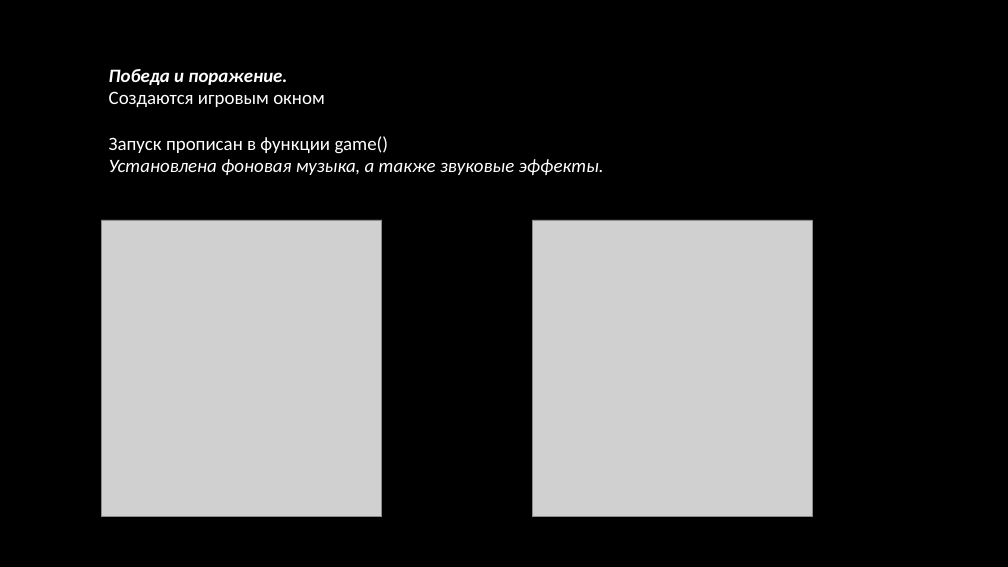
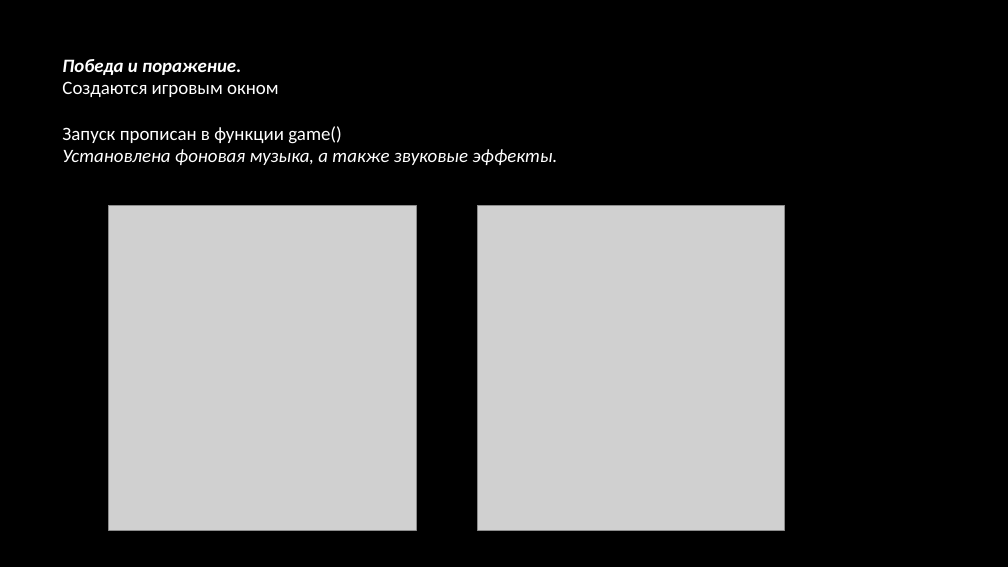
Before and after one commit to demonic-katana/LiceyProject_pygame, a slide deck: slide 7 of The Walls (презентация).PPTX (slide 6 before the commit). Drawn at 1008x567 pixels with LibreOffice and Linux fonts; fonts in the diff are those of the drawing; grey boxes stand for pictures; background and template pictures are left out. Boxes give left, top, right and bottom in pixels: in the first picture for what was removed or moved away, otherwise in the second. Text is boxed around its words. In the diff, an @@ line names an element or a change of style, - is before the commit and + after.

```diff
--- a/The Walls (презентация).PPTX
+++ b/The Walls (презентация).PPTX
@@ text "Победа и поражение.": place and size @@
-text "Победа и поражение." at <box>109,69,604,175</box>
+text "Победа и поражение." at <box>62,59,557,165</box>
@@ picture: place and size @@
-picture at <box>101,220,382,516</box>
+picture at <box>109,205,417,530</box>
@@ picture: place and size @@
-picture at <box>532,220,812,516</box>
+picture at <box>478,205,785,530</box>
```
Also in this commit, not shown: 1 other slide changed, 2 slides added, 18 other files.
